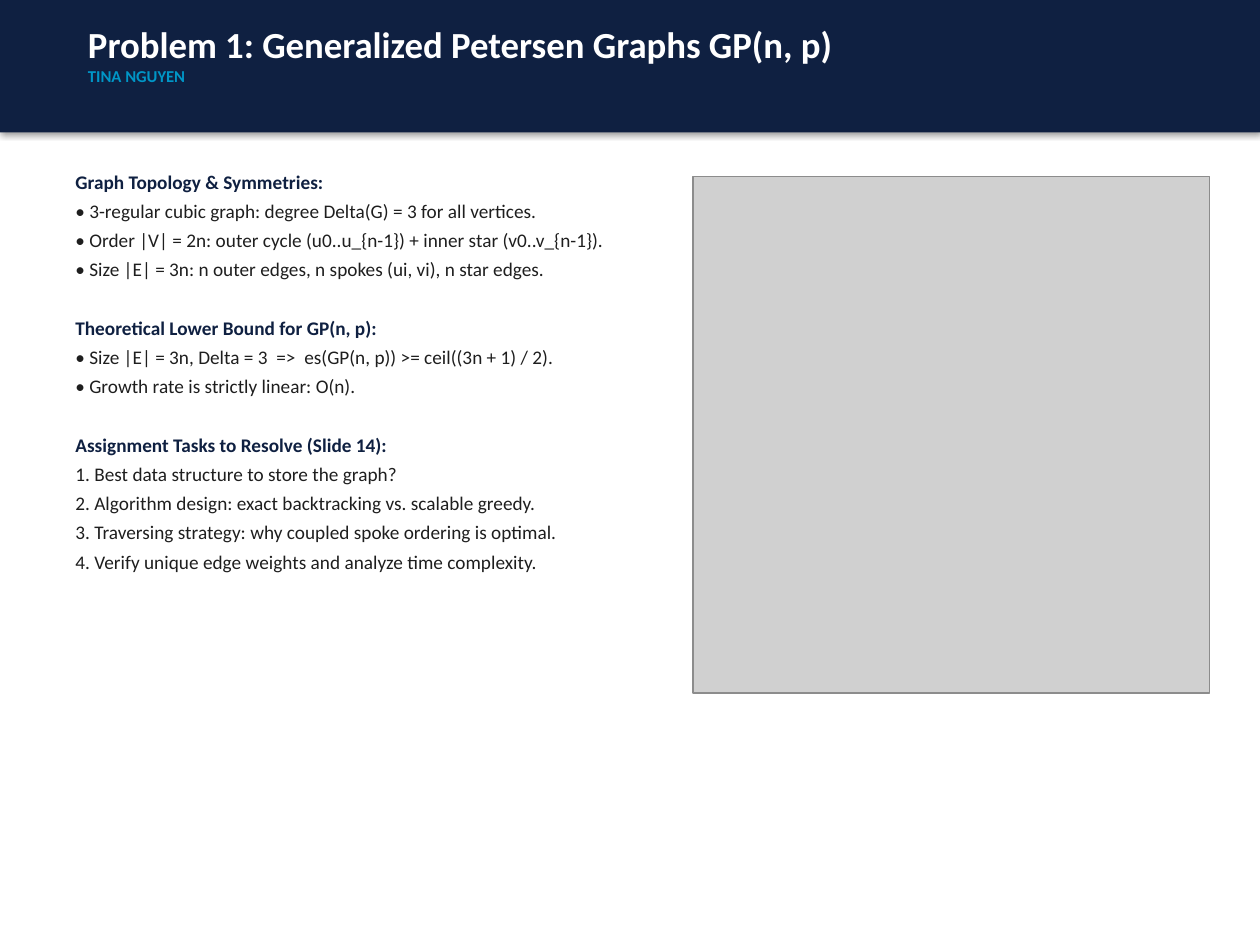
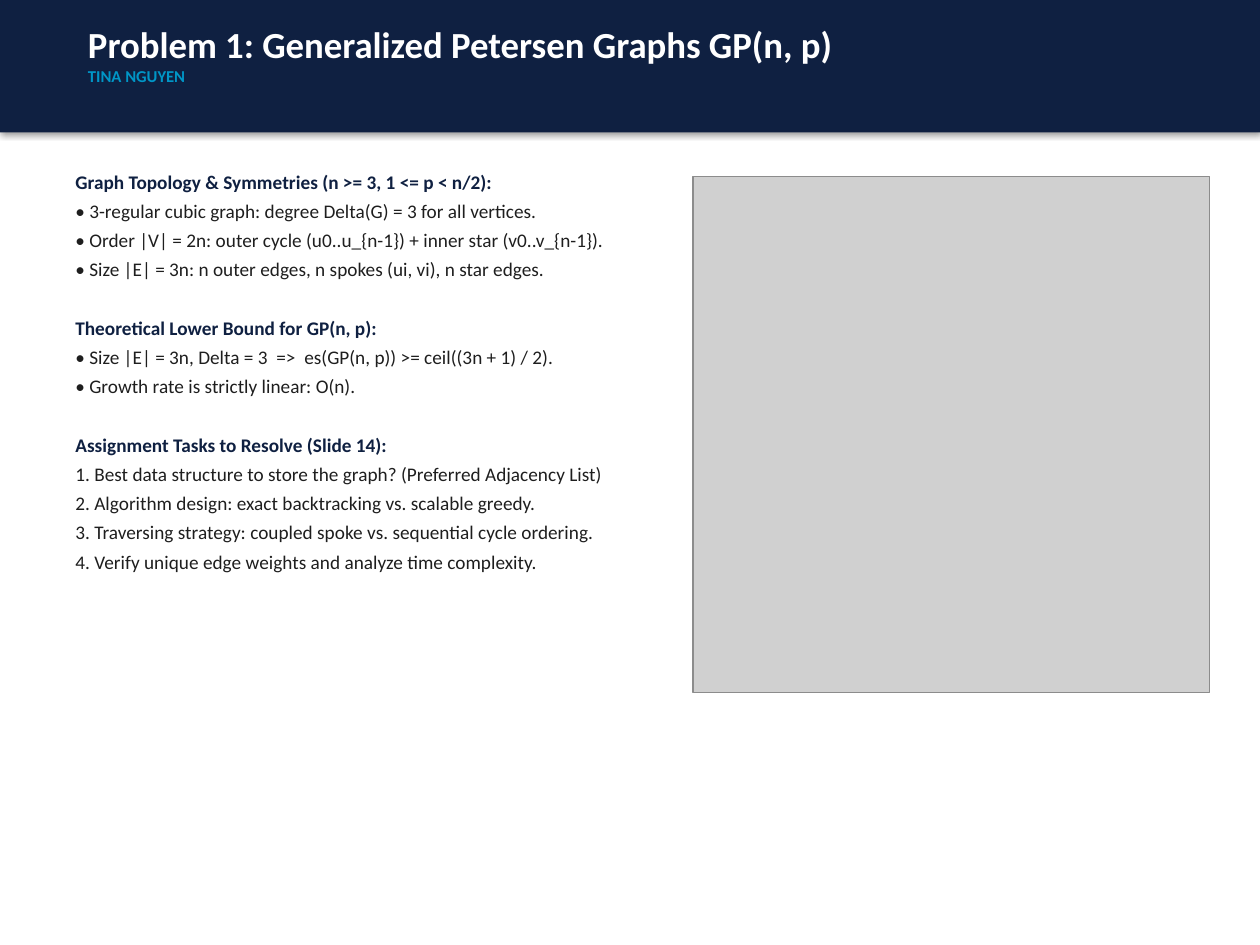
Before and after one commit to tinana2k/CS-5592---Dsng-and-Anal-Algorithms, a slide deck: slide 4 of Assignment 2/presentation/Assignment2_Presentation_Tina_and_Haoran.pptx. Drawn at 1260x945 pixels with LibreOffice and Linux fonts; fonts in the diff are those of the drawing; grey boxes stand for pictures. Boxes give left, top, right and bottom in pixels: in the first picture for what was removed or moved away, otherwise in the second. Text is boxed around its words. In the diff, an @@ line names an element or a change of style, - is before the commit and + after.

```diff
--- a/Assignment 2/presentation/Assignment2_Presentation_Tina_and_Haoran.pptx
+++ b/Assignment 2/presentation/Assignment2_Presentation_Tina_and_Haoran.pptx
@@ text at bbox=[75, 175, 492, 193]: text changed @@
-Graph Topology & Symmetries:
+Graph Topology & Symmetries (n >= 3, 1 <= p < n/2):
@@ text at bbox=[75, 467, 601, 485]: text changed @@
-1. Best data structure to store the graph?
+1. Best data structure to store the graph? (Preferred Adjacency List)
@@ text at bbox=[75, 525, 593, 543]: text changed @@
-3. Traversing strategy: why coupled spoke ordering is optimal.
+3. Traversing strategy: coupled spoke vs. sequential cycle ordering.
```
Also in this commit, not shown: 12 other slides changed, 21 other files.
